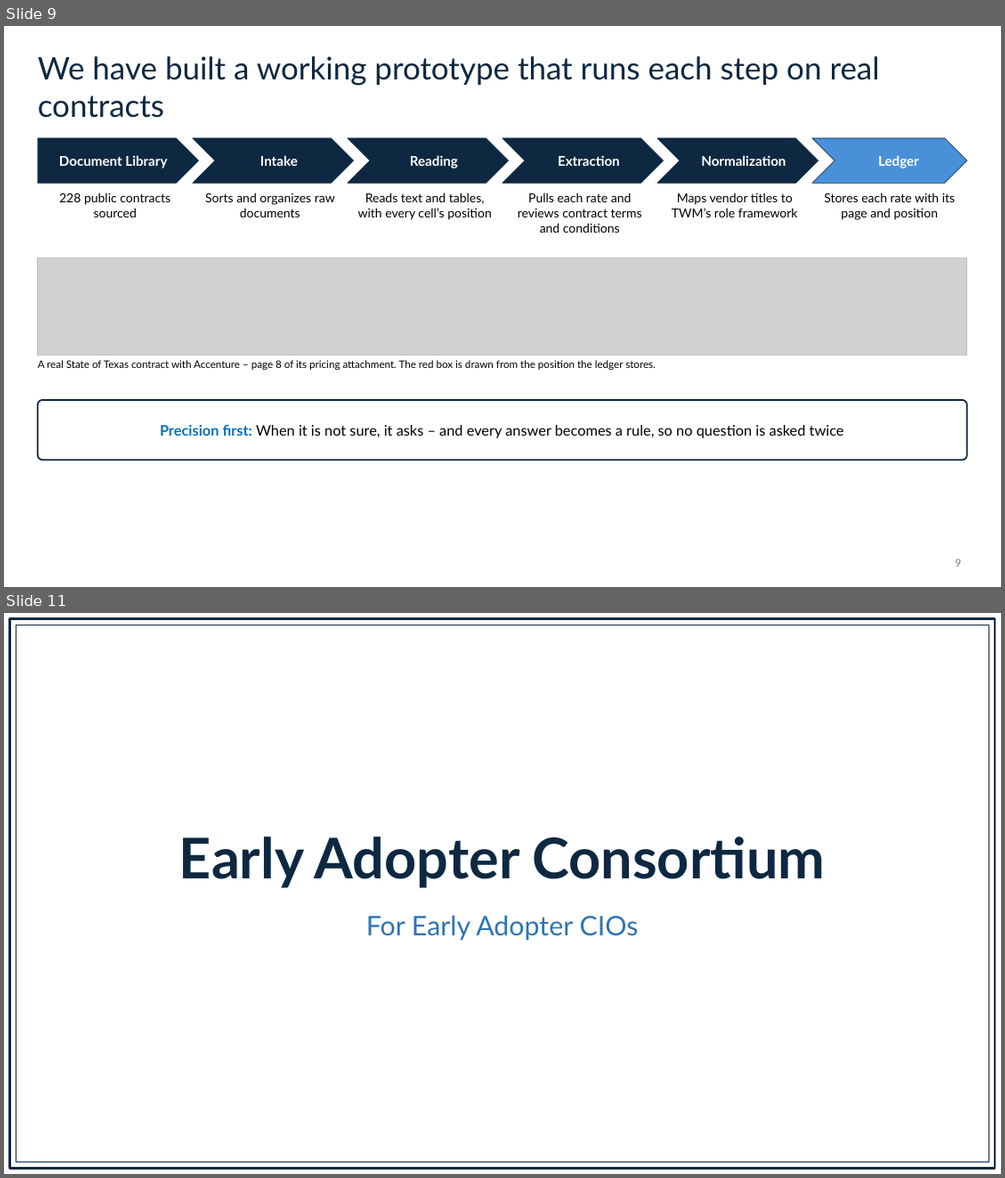
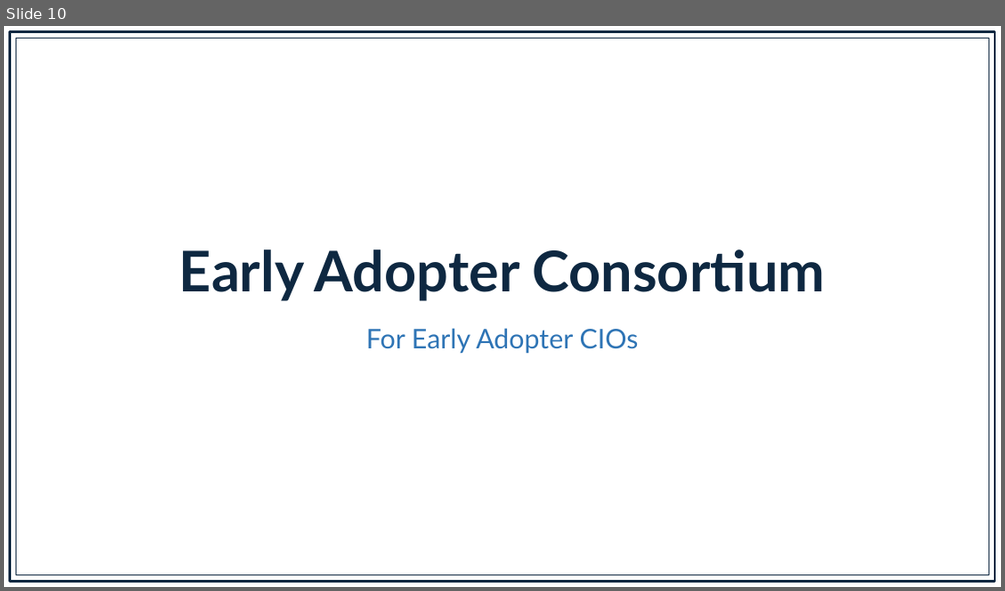
Before and after one commit to kylemac7807/twm-platform, a slide deck: docs/story/twm-pitch-deck-v3.pptx. Shown one above the other, each under a label of ours: slides 9 and 11 before the commit, slide 10 after it; the slides between them are not shown. The pictures are 1005x1178 and 1005x591 pixels, drawn with LibreOffice and Linux fonts; fonts in the diff are those of the drawing; grey boxes stand for pictures. Boxes give left, top, right and bottom in pixels: in the first picture for what was removed or moved away, otherwise in the second. Text is boxed around its words. In the diff, an @@ line names an element or a change of style, - is before the commit and + after.

```diff
--- a/docs/story/twm-pitch-deck-v3.pptx
+++ b/docs/story/twm-pitch-deck-v3.pptx
@@ slide 9 removed at <box>4,26,1001,587</box>, background #FFFFFF @@
@@ title removed at <box>38,56,880,118</box> @@
-We have built a working prototype that runs each step on real contracts
@@ pentagon arrow removed at <box>38,138,198,183</box> @@
@@ text removed at <box>59,155,167,168</box> @@
-Document Library
@@ chevron removed at <box>193,138,353,183</box> @@
@@ text removed at <box>260,155,298,166</box> @@
-Intake
@@ chevron removed at <box>348,138,508,183</box> @@
@@ text removed at <box>410,155,458,168</box> @@
-Reading
@@ chevron removed at <box>502,138,663,183</box> @@
@@ text removed at <box>558,155,620,166</box> @@
-Extraction
@@ chevron removed at <box>657,138,818,183</box> @@
@@ text removed at <box>701,155,785,166</box> @@
-Normalization
@@ chevron removed at <box>812,138,967,183</box> @@
@@ text removed at <box>878,155,919,168</box> @@
-Ledger
@@ text removed at <box>59,192,170,217</box> @@
-228 public contracts sourced
@@ text removed at <box>205,192,335,217</box> @@
-Sorts and organizes raw documents
@@ text removed at <box>358,192,492,220</box> @@
-Reads text and tables, with every cell’s position
@@ text removed at <box>518,192,642,232</box> @@
-Pulls each rate and reviews contract terms and conditions
@@ text removed at <box>672,192,798,217</box> @@
-Maps vendor titles to TWM’s role framework
@@ text removed at <box>824,192,955,220</box> @@
-Stores each rate with its page and position
@@ picture removed at <box>38,257,967,354</box> @@
@@ rectangle removed at <box>38,257,967,354</box> @@
@@ text removed at <box>38,360,655,370</box> @@
-A real State of Texas contract with Accenture – page 8 of its pricing attachment. The red box is drawn from the position the ledger stores.
@@ rounded rectangle removed at <box>38,400,967,459</box> @@
@@ text removed at <box>160,425,844,438</box> @@
-Precision first: When it is not sure, it asks – and every answer becomes a rule, so no question is asked twice
@@ page number removed at <box>955,558,962,566</box> @@
-9
@@ what was slide 11 is now slide 10 @@
```
Also in this commit, not shown: 3 slides changed.
